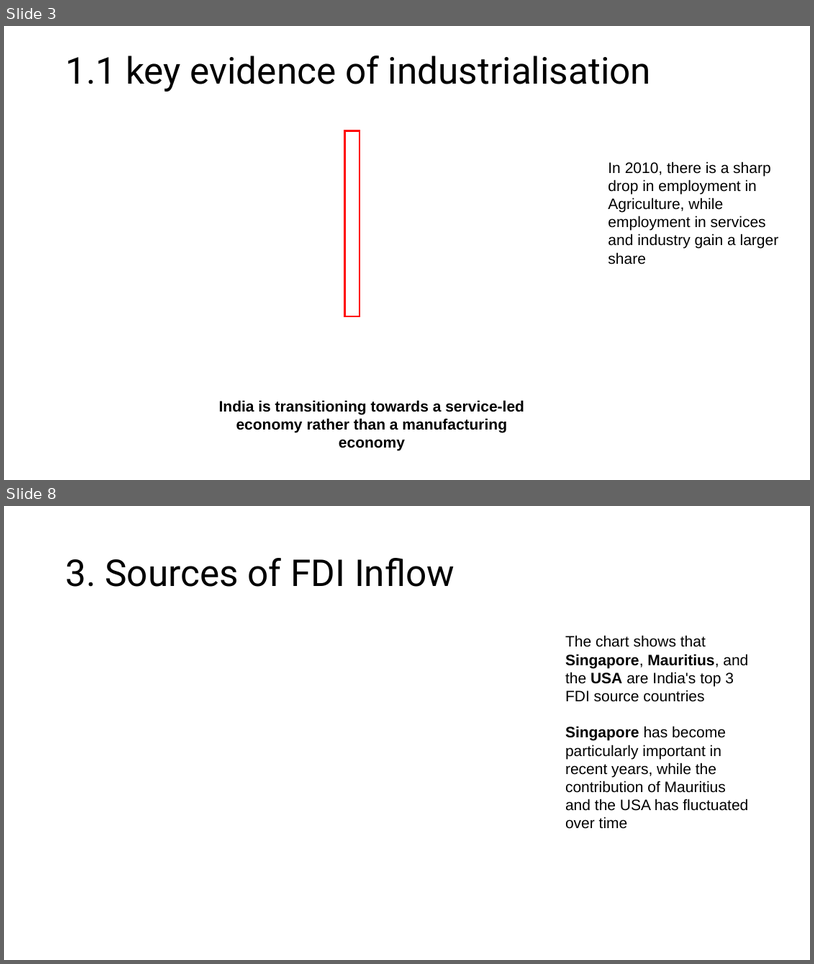
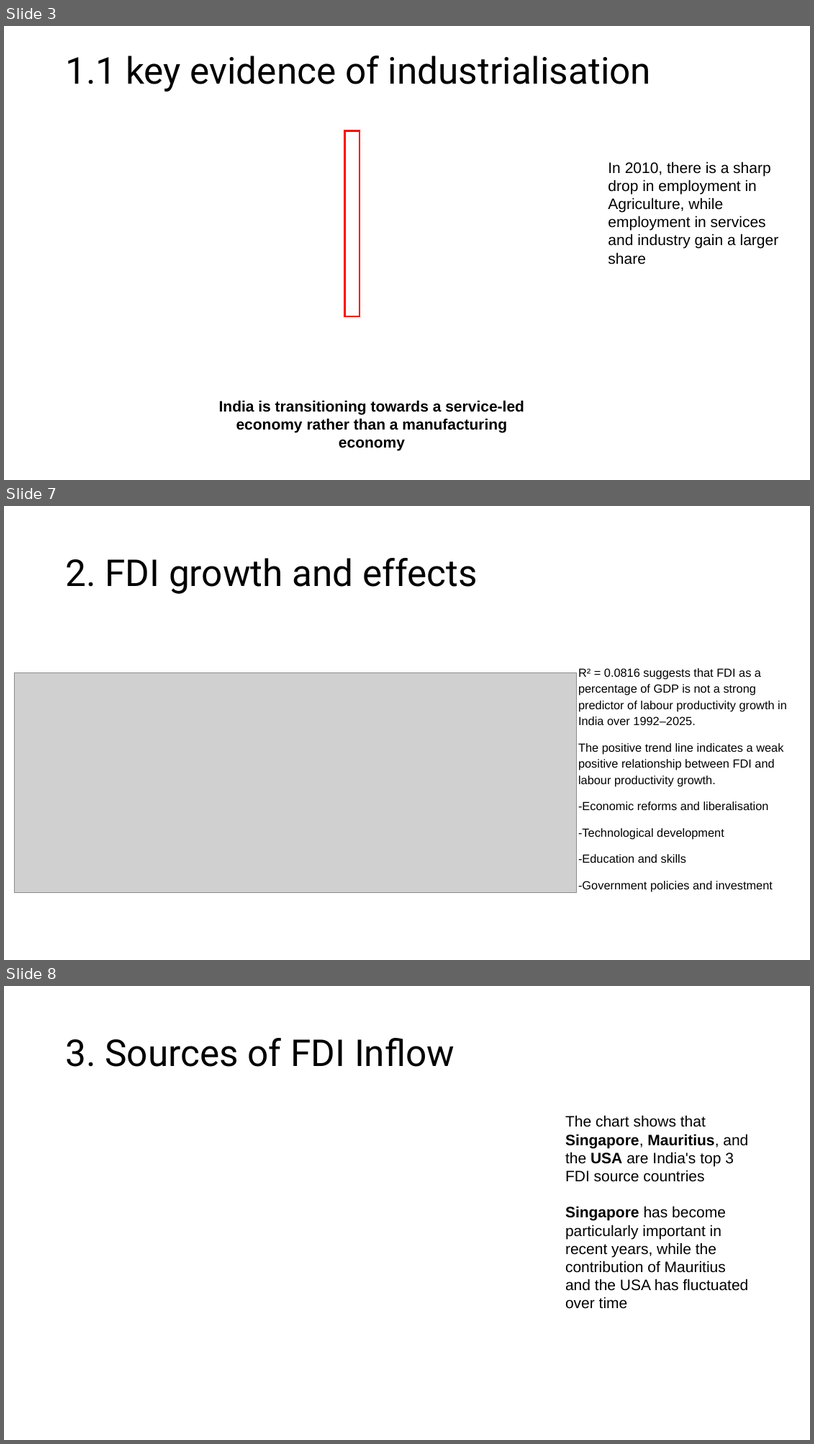
Before and after one commit to josephkohhh/SIM-UOW-Mods, a slide deck: ECON251/Assignment/T01_Group10_Presentation Slides.pptx. Shown one above the other, each under a label of ours: slides 3 and 8 before the commit, slides 3, 7 and 8 after it; the slides between them are not shown. The pictures are 814x964 and 814x1444 pixels, drawn with LibreOffice and Linux fonts; fonts in the diff are those of the drawing; grey boxes stand for pictures. Boxes give left, top, right and bottom in pixels: in the first picture for what was removed or moved away, otherwise in the second. Text is boxed around its words. In the diff, an @@ line names an element or a change of style, - is before the commit and + after.

```diff
--- a/ECON251/Assignment/T01_Group10_Presentation Slides.pptx
+++ b/ECON251/Assignment/T01_Group10_Presentation Slides.pptx
@@ slide 7 added at [4, 506, 810, 960], background #FFFFFF @@
@@ title added at [65, 558, 478, 594], 44 pt, text #000000 @@
+2. FDI growth and effects
@@ picture added at [14, 673, 577, 892] @@
@@ text added at [579, 668, 787, 891], 14 pt, text #000000 @@
+R² = 0.0816 suggests that FDI as a percentage of GDP is not a strong predictor of labour productivity growth in India over 1992–2025.
+The positive trend line indicates a weak positive relationship between FDI and labour productivity growth.
+-Economic reforms and liberalisation
+-Technological development
+-Education and skills
+-Government policies and investment
```
Also in this commit, not shown: 5 slides changed, 1 other slide added, 3 slides removed, 2 other files.
